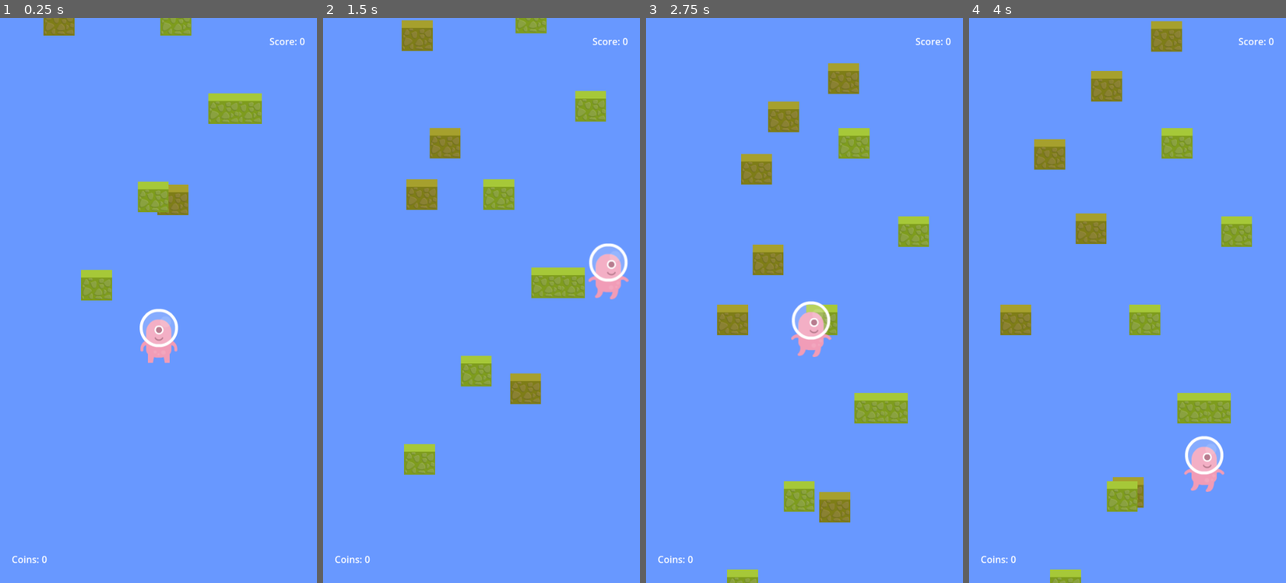
Above: before the commit, frames 1-4 (left to right).
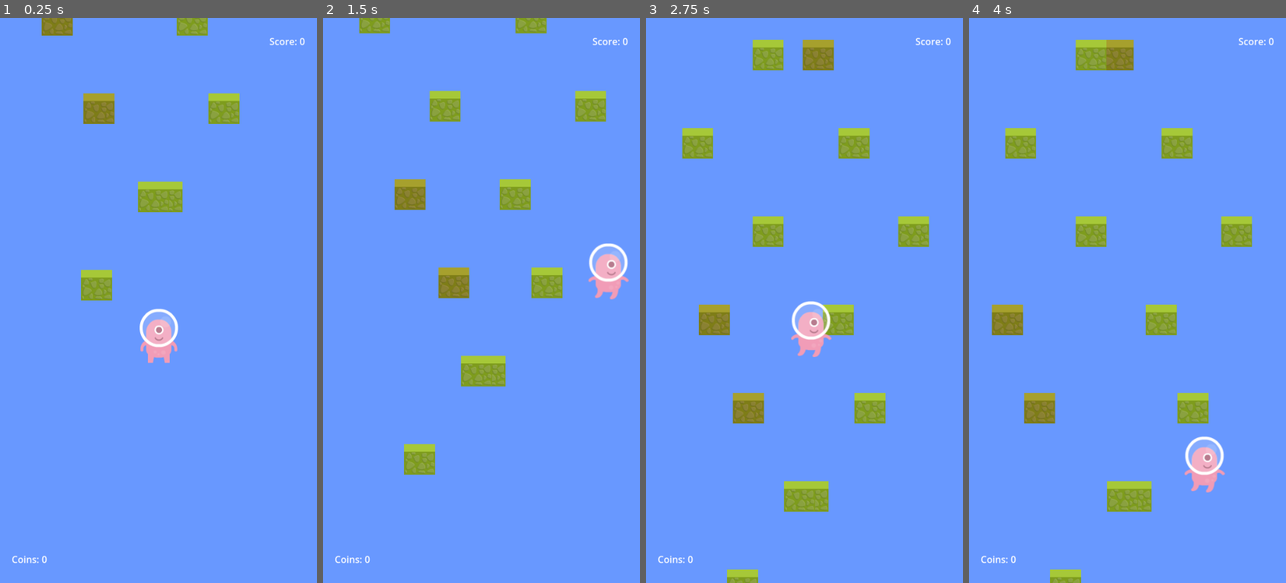
Above: after the commit, the same moments.

Repository: jeanleonhirwa/hopnsplat
Game: Godot game, scene res://scenes/Main.tscn
Same seed, same stepped clock (60 frames per second), same inputs: the game is played once before the commit and once after it.
Inputs (mouse positions are in pixels of both pictures, inside the frame that each line leads up to):
- Up to frame 1 (0.25 s): no input
- Up to frame 2 (1.5 s): move the mouse to (551, 272) at 0.52 s; hold Right (ui_right) 0.53-1.25 s; click (551, 272) at 0.67 s; tap Space (jump_up) at 0.77 s; drag from (418, 328) to (465, 413) at 1.27 s
- Up to frame 3 (2.75 s): move the mouse to (836, 176) at 2.02 s; hold Left (ui_left) from 2.03 s (still down)
- Up to frame 4 (4 s): release Left (ui_left) at 2.75 s; drag from (1111, 413) to (1032, 215) at 2.77 s; move the mouse to (1222, 385) at 3.52 s; hold Right (ui_right) from 3.53 s (still down); tap Space (jump_up) at 3.77 s

The runs differ from the first frame. In frame 1, 1.8% of the frame differs, in the area x 13-83%, y 0-35%; in frame 2, 4.8%; in frame 3, 6.9%, in the area x 11-83%, y 3-90%; in frame 4, 6.1%.

Commit message:
Sixth commit: Added sound effects files

Diff:
--- a/scripts/platform_spawner.gd
+++ b/scripts/platform_spawner.gd
@@ -3,7 +3,7 @@
 @export var platform_scene: PackedScene
 @export var moving_platform_scene: PackedScene = preload("res://scenes/moving_platform.tscn")
 @export var splat_obstacle_scene: PackedScene = preload("res://scenes/splat_obstacle.tscn")
-@export var moving_platform_chance: float = 0.3  # 30% chance to spawn moving platform
+# Moving platform difficulty progression will be calculated dynamically
 @export var obstacle_score_threshold: int = 70  # Score when obstacles start appearing
 @export var max_obstacle_chance: float = 0.6  # Maximum obstacle chance at high scores
 @export var vertical_spacing: float = 150  # Increased spacing between platforms
@@ -67,11 +67,11 @@
 		push_error("Platform scene not assigned!")
 		return
 
-	# Decide whether to spawn moving or static platform
-	var use_moving_platform = randf() < moving_platform_chance
+	# Decide if this should be a moving platform based on progressive difficulty
 	var platform
-
-	if use_moving_platform and moving_platform_scene != null:
+	var moving_chance = calculate_moving_platform_chance()
+	print("DEBUG: Moving platform chance calculated: ", moving_chance)
+	if randf() < moving_chance:
 		platform = moving_platform_scene.instantiate()
 	else:
 		platform = platform_scene.instantiate()
@@ -97,15 +97,22 @@
 
 	# Configure moving platform if it's a moving one
 	if platform.has_method("set_movement_pattern"):
-		# Randomize movement patterns
-		var movement_types = [
-			Vector2(1, 0),  # Horizontal
-			Vector2(0, 1),  # Vertical
-			Vector2(1, 0.5).normalized()  # Diagonal
-		]
-		var direction = movement_types[randi() % movement_types.size()]
-		var move_range = randf_range(80, 120)
-		var speed = randf_range(40, 60)
+		# Get current score for dynamic parameters
+		var main_game = get_node("/root/Main")
+		var current_score = 0
+		if main_game:
+			current_score = main_game.current_score
+
+		# Get progressive movement parameters
+		var params = get_movement_params(current_score)
+		var available_patterns = params.patterns
+
+		# Select pattern and parameters based on score
+		var direction = available_patterns[randi() % available_patterns.size()]
+		var move_range = randf_range(params.range_min, params.range_max)
+		var speed = randf_range(params.speed_min, params.speed_max)
+
+		print("DEBUG: Moving platform - Score: ", current_score, " Speed: ", speed, " Range: ", move_range, " Pattern: ", direction)
 		platform.set_movement_pattern(direction, move_range, speed)
 
 	add_child(platform)
@@ -174,3 +181,77 @@
 		var score_above_500 = current_score - 500
 		var additional_chance = (score_above_500 / 1000.0) * 0.15  # +15% over 1000 points
 		return min(0.45 + additional_chance, max_obstacle_chance)
+
+func calculate_moving_platform_chance() -> float:
+	"""Calculate moving platform spawn chance based on current score"""
+	# Get current score from main game
+	var main_game = get_node("/root/Main")
+	if not main_game:
+		return 0.15  # Default to 15% if no score available
+
+	var current_score = main_game.current_score
+	print("DEBUG: Current score for moving platform calculation: ", current_score)
+
+	# Progressive difficulty based on score ranges
+	if current_score < 100:
+		# Learning Phase: 15-25%
+		return lerp(0.15, 0.25, current_score / 100.0)
+	elif current_score < 200:
+		# Skill Building: 25-35%
+		return lerp(0.25, 0.35, (current_score - 100) / 100.0)
+	elif current_score < 350:
+		# Challenge Introduction: 35-45%
+		return lerp(0.35, 0.45, (current_score - 200) / 150.0)
+	elif current_score < 500:
+		# Expert Level: 45-55%
+		return lerp(0.45, 0.55, (current_score - 350) / 150.0)
+	else:
+		# Master Level: 55-70% (gradual increase)
+		var score_above_500 = current_score - 500
+		var additional_chance = (score_above_500 / 1000.0) * 0.15  # +15% over 1000 points
+		return min(0.55 + additional_chance, 0.70)
+
+func get_movement_params(current_score: int) -> Dictionary:
+	"""Get movement parameters based on current score"""
+	# Base parameters that scale with score
+	var speed_min = 30 + (current_score / 10.0)
+	var speed_max = 45 + (current_score / 8.0)
+	var range_min = 60 + (current_score / 12.0)
+	var range_max = 80 + (current_score / 10.0)
+
+	# Cap the values to prevent extreme difficulty
+	speed_min = min(speed_min, 70)
+	speed_max = min(speed_max, 100)
+	range_min = min(range_min, 100)
+	range_max = min(range_max, 150)
+
+	return {
+		"speed_min": speed_min,
+		"speed_max": speed_max,
+		"range_min": range_min,
+		"range_max": range_max,
+		"patterns": get_available_patterns(current_score)
+	}
+
+func get_available_patterns(current_score: int) -> Array:
+	"""Get available movement patterns based on score"""
+	var patterns = []
+
+	# Always available: Horizontal movement
+	patterns.append(Vector2(1, 0))
+
+	# Available from score 101+: Vertical movement
+	if current_score >= 101:
+		patterns.append(Vector2(0, 1))
+
+	# Available from score 201+: Diagonal movement
+	if current_score >= 201:
+		patterns.append(Vector2(1, 0.5).normalized())
+		patterns.append(Vector2(-1, 0.5).normalized())
+
+	# Available from score 351+: More complex patterns
+	if current_score >= 351:
+		patterns.append(Vector2(0.7, 0.7).normalized())  # Diagonal variations
+		patterns.append(Vector2(-0.7, 0.7).normalized())
+
+	return patterns
Not shown, added: audio/danger-crushing.mp3.import
Not shown, added: audio/jump.mp3.import
Not shown, added: audio/danger-crushing.mp3
Not shown, added: audio/jump.mp3
